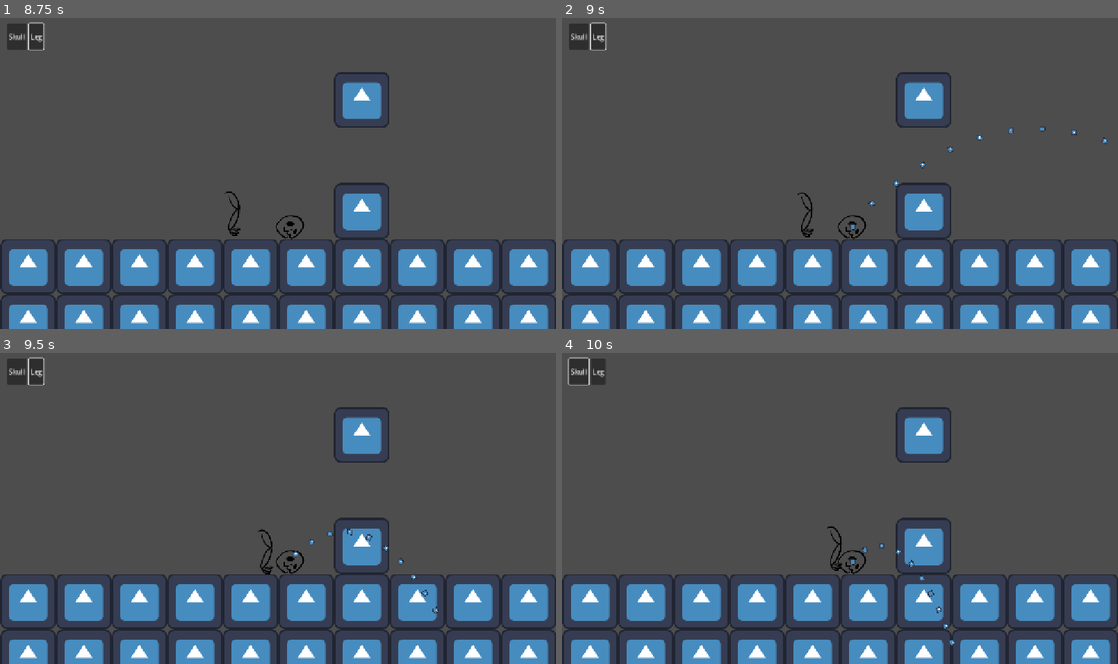
Above: before the commit, frames 1-4 (two rows, left to right).
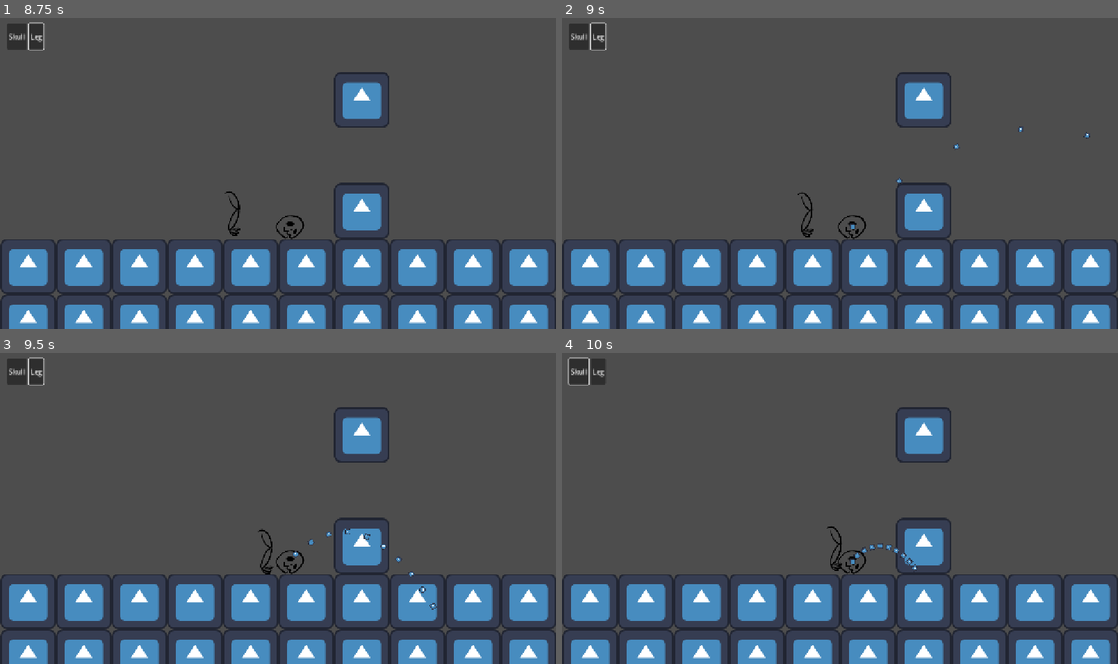
Above: after the commit, the same moments.

Repository: KettLovahr/ludum-dare-58
Game: Godot game, scene res://Scenes/Levels/01.tscn
The game is run twice, just before and just after one commit, with the same random seed, the same clock (stepped at 60 frames per second) and the same inputs. The engine's default icon, where the game draws it, is replaced by a stand-in: a white triangle on a blue panel in a dark square.
Inputs (mouse positions are in pixels of both pictures, inside the frame that each line leads up to):
- Up to frame 1 (8.75 s): click "Skull" at 0.5 s; click "Leg" at 1.25 s; tap Enter at 2, 8 s; move the mouse to (239, 226) at 2.02 s; hold Right (move_right) 2.03-3.53 s; click (239, 226) at 2.17 s; tap Up (move_up) at 2.27, 3.02, 4.52, 5.27, 6.02, 7.52, 8.27 s; move the mouse to (161, 217) at 2.77 s; click (161, 217) at 2.92 s; move the mouse to (111, 126) at 3.52 s; hold Left (move_left) 3.53-5.78 s; move the mouse to (305, 173) at 4.27 s; click (305, 173) at 4.42 s; move the mouse to (194, 95) at 5.02 s; move the mouse to (400, 157) at 5.77 s; hold Right (move_right) from 5.78 s (still down); move the mouse to (166, 189) at 6.52 s; click (166, 189) at 6.67 s; tap Space at 7.25 s; move the mouse to (333, 105) at 7.27 s; move the mouse to (250, 235) at 8.02 s
- Up to frame 2 (9 s): keep holding Right (move_right); move the mouse to (1006, 220) at 8.77 s; click (1006, 220) at 8.92 s
- Up to frame 3 (9.5 s): keep holding Right (move_right); tap Up (move_up) at 9.02 s
- Up to frame 4 (10 s): move the mouse to (673, 461) at 9.52 s; release Right (move_right) at 9.53 s; hold Left (move_left) from 9.53 s (still down)

Frame 1 is identical in both runs. In frame 2, 0.1% of the frame differs, in the area x 55-98%, y 34-61%; in frame 3, 0.1%; in frame 4, 0.2%, in the area x 52-71%, y 61-94%.

Commit message:
Use physics delta for trajectory calculation

Diff:
--- a/Scenes/Objects/Player/Parts/Leg/KickArea.gd
+++ b/Scenes/Objects/Player/Parts/Leg/KickArea.gd
@@ -8,27 +8,27 @@
 var height: float
 
 func _ready():
-	generate_curve(1)
+	generate_curve(1, 1.0/60)
 	%TrajectoryArc.curve = curve
 
 func _process(delta: float) -> void:
 	if kick_target != null:
 		var strength = kick_target.global_position.x - global_position.x
-		generate_curve(strength)
+		generate_curve(strength, delta)
 		%TrajectoryArc.global_position = kick_target.global_position
 
-func generate_curve(strength: float):
+func generate_curve(strength: float, delta: float):
 	dist = strength * 6
 	height = abs(strength) * 6
 	curve.clear_points()
 	curve.add_point( Vector2.ZERO )
 	# just simulate the whole path i guess idfk
 	var yvel = -height
-	var yp = yvel / 60
-	for i in range(60):
-		curve.add_point(Vector2(dist * i / 60, yp))
-		yp += yvel / 60
-		yvel += PlayerPart.GRAVITY / 60
+	var yp = yvel * delta
+	for i in range(strength):
+		curve.add_point(Vector2(dist * i * delta, yp))
+		yp += yvel * delta
+		yvel += PlayerPart.GRAVITY * delta
 
 func handle_kick():
 	kick_target.velocity.x = dist
